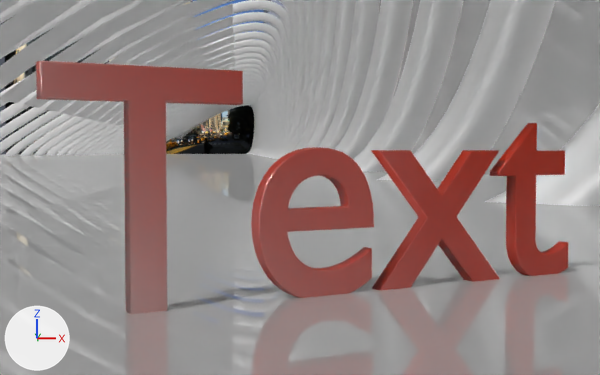
A saved change to the Blender file blend/LongWay_01.blend.
The view is the same before and after, from a 50 mm lens placed at (-0.26, -1.16, 0.2), pointed at (-0.29, 0.04, 0.15). Lighting does not change. The marker at lower left points along +X, +Y and +Z.

Script lines for the objects in view, before the commit:
```python
me_mesh = bpy.data.meshes.new('Mesh')
me_mesh.from_pydata(...)  # 6346 vertices, 6340 faces; spans x -0.06..0.74, y -1.7..2.09, z -0.06..1.82
me_mesh.materials.append(mat_material)
me_plane = bpy.data.meshes.new('Plane')
me_plane.from_pydata([(-1.0, -1.0, 0.0), (1.0, -1.0, 0.0), (-1.0, 1.0, 0.0), (1.0, 1.0, 0.0)], [], [(0, 1, 3, 2)])
me_plane.materials.append(mat_material_002)  # its picture is missing
txt_text = bpy.data.curves.new('Text', 'FONT')
txt_text.body = 'Text'
txt_text.materials.append(mat_material_001)
txt_text.bevel_resolution = 2
txt_text.extrude = 0.021
txt_text.bevel_depth = 0.005
ob_nurbspath = bpy.data.objects.new('NurbsPath', me_mesh)
ob_nurbspath.location = (-1.709, -32.44, -0.35)
ob_nurbspath.rotation_euler = (0.0, 0.0, -1.468)  # degrees (0, 0, -84)
ob_nurbspath.scale = (3.3, 3.3, 3.3)
_m = ob_nurbspath.modifiers.new('Array', 'ARRAY')
_m.count = 106
_m.use_constant_offset = True
_m.constant_offset_displace = (-0.8, 0.0, 0.0)
_m.use_relative_offset = False
ob_plane = bpy.data.objects.new('Plane', me_plane)
ob_plane.parent = ob_root_wall_tile_05
ob_plane.location = (0.0, 8.338, 0.0)
ob_plane.rotation_euler = (1.571, 0.0, 0.0)  # degrees (90, 0, 0)
ob_plane.scale = (10.0, 10.0, 10.0)
_m = ob_plane.modifiers.new('Array', 'ARRAY')
_m.count = 6
_m.constant_offset_displace = (0.0, 0.0, 0.0)
_m.relative_offset_displace = (-1.0, 0.0, 0.0)
ob_text = bpy.data.objects.new('Text', txt_text)
ob_text.location = (-0.606, -0.174, 0.0)
ob_text.rotation_euler = (1.571, 0.0, 0.525)  # degrees (90, 0, 30)
ob_text.scale = (0.454, 0.454, 0.454)
# also in view: 'Plane.001' at (-9.64, 29.68, 0.0); 'plaza-hotel-street-view' at (-21.48, 91.89, 8.16)
```
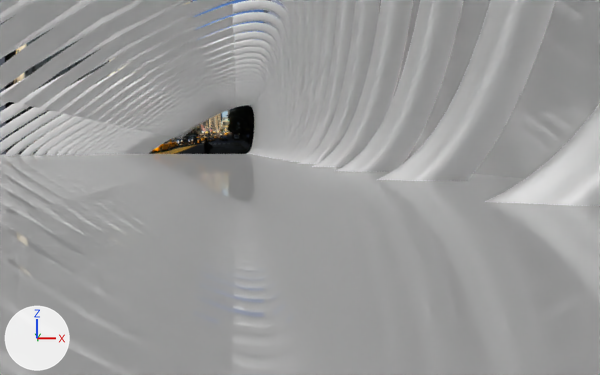
Edits to the bpy script that builds the scene:
```text
Remove ob_text:
    ob_text = bpy.data.objects.new('Text', txt_text)
    ob_text.location = (-0.606, -0.174, 0.0)
    ob_text.rotation_euler = (1.571, 0.0, 0.525)  # degrees (90, 0, 30)
    ob_text.scale = (0.454, 0.454, 0.454)
```

Location of each change, (x1, y1, x2, y2) in pixels of the pictures (600 x 375 px):
'Text', deleted: before (36, 61, 568, 314)
